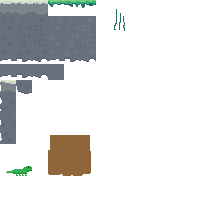
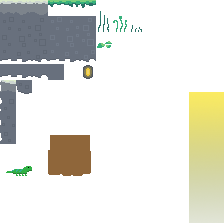
Before/after of a 224 × 224 layered artwork. What changed in the layer stack:
added layer "Layer 11" above "Layer 10" over (189, 92, 224, 223)
added layer "Layer 9" above "Layer 4" over (83, 65, 93, 79)
painted on "Layer 6" over (48, 2, 127, 32)
added layer "Layer 8" above "Layer 7" over (97, 25, 142, 48)
